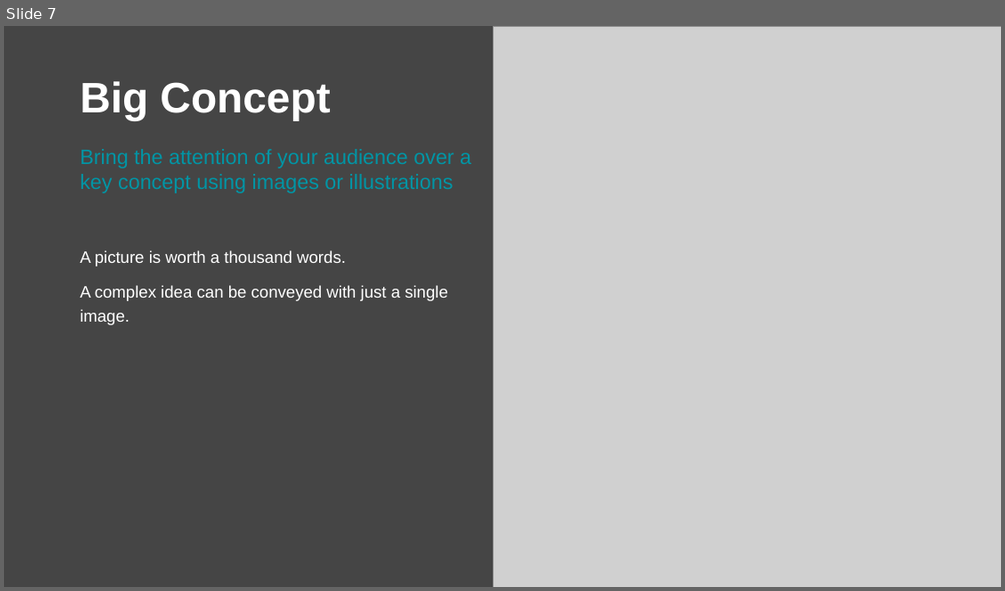
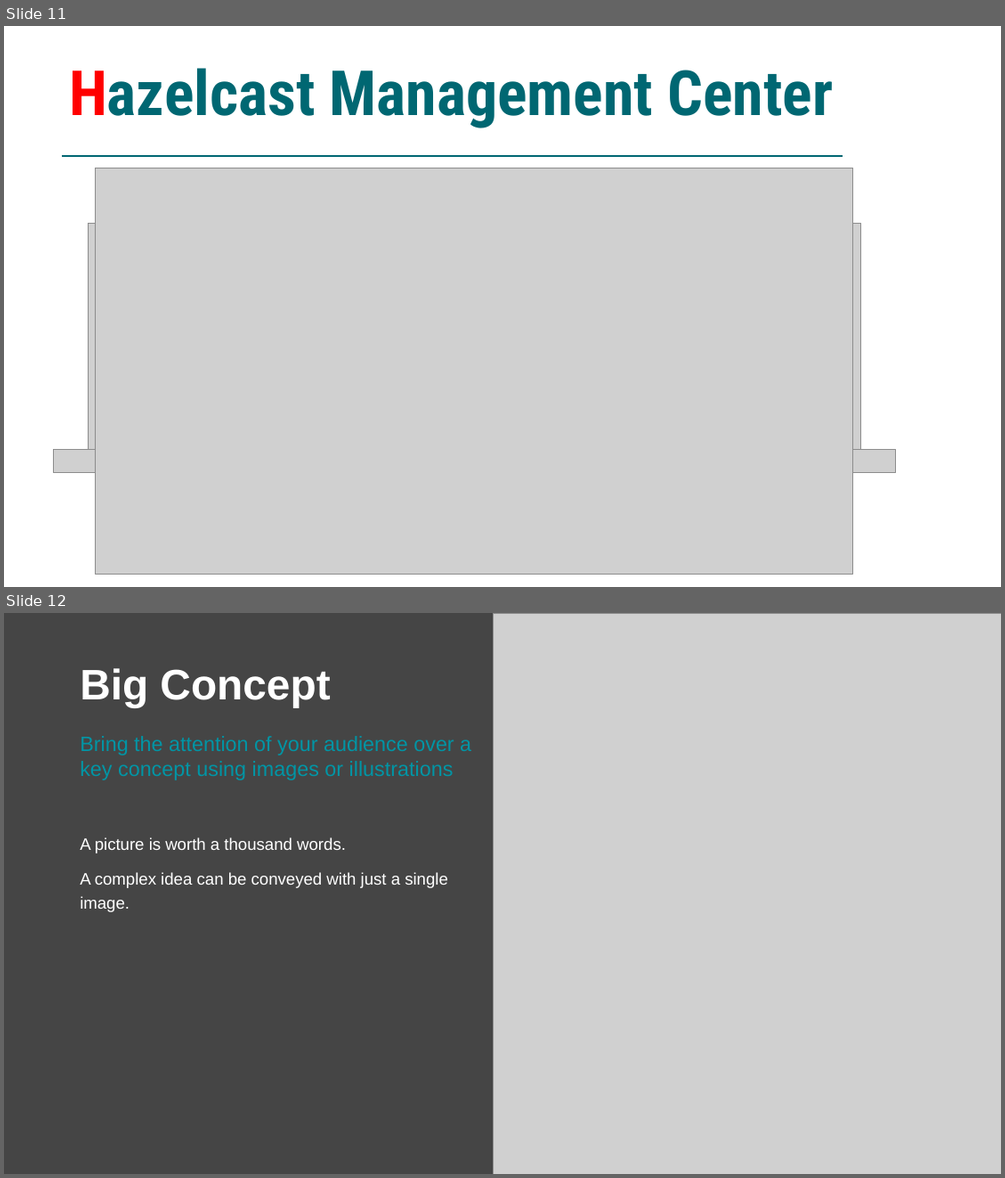
Before and after one commit to DamienJScott/TRAINING-HAZELCAST-SAMPLE, a slide deck: Presentation/Hazelcast-Damien.pptx. Shown one above the other, each under a label of ours: slide 7 before the commit, slides 11 and 12 after it. The pictures are 1005x591 and 1005x1178 pixels, drawn with LibreOffice and Linux fonts; fonts in the diff are those of the drawing; grey boxes stand for pictures; background and template pictures are left out. Boxes give left, top, right and bottom in pixels: in the first picture for what was removed or moved away, otherwise in the second. Text is boxed around its words. In the diff, an @@ line names an element or a change of style, - is before the commit and + after.

```diff
--- a/Presentation/Hazelcast-Damien.pptx
+++ b/Presentation/Hazelcast-Damien.pptx
@@ slide 11 added at (4, 26, 1001, 587), background #FFFFFF @@
@@ text added at (69, 68, 833, 128), 60 pt, text #006772, bold @@
+Hazelcast Management Center
@@ line added from (62, 155) to (843, 155), #006772 1.5 pt @@
@@ picture added at (96, 168, 853, 574) @@
@@ picture added at (89, 223, 861, 450) @@
@@ picture added at (53, 450, 896, 473) @@
@@ what was slide 7 is now slide 12 @@
```
Also in this commit, not shown: 6 slides changed, 4 other slides added.
